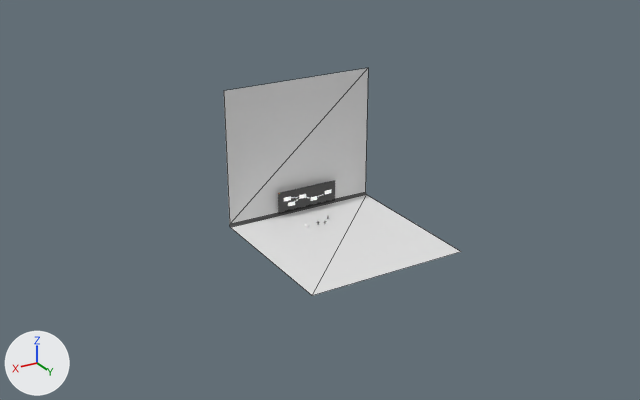
Two versions of the glTF model public/room.glb, one commit apart.
Before and after are seen from a 50 mm lens placed at (209.0, 348.0, 187.0), pointed at (11.0, 17.0, 22.0). Lighting does not change. The marker at lower left points along +X, +Y and +Z. Mesh edges are drawn as thin lines on the coarser meshes. Where no turn or scale is listed for an object, it has been applied to the vertices. Vertices at the same position are counted once.

Objects in the first picture: 'Bg', 'Window.001'.
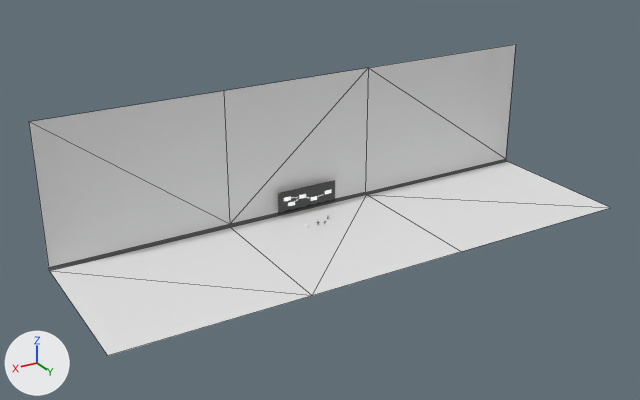
What differs and where, as boxes [x1, y1, x2, y2] in the pictures (640 x 400 px):
'Bg', reshaped (145% wider, 37% taller)
    before: [224, 68, 461, 296]
    after: [29, 44, 610, 356]
part 1 of me_plane_002, added
    after: [29, 44, 610, 356]

The change in detail:
me_plane_002 is used by ob_bg; location (0.0, 20.0, 0.0).
me_plane_002 had 22 vertices, 20 faces and spanned x -40.7..40.7, y -40.7..40.7, z 0.0..70.0.
me_plane_002 now has 44 vertices, 60 faces and spans x -140.7..130.7, y -40.7..40.7, z 0.0..70.0.
Part 1, on me_plane_002:
11 new vertices lie (90.0, 0.0, 0.0) away from vertices in x 40.7, y -40.7..40.7, z 0.0..70.0.
11 new vertices lie (-100.0, 0.0, 0.0) away from vertices in x -40.7, y -40.7..40.7, z 0.0..70.0.
40 new faces join them.
